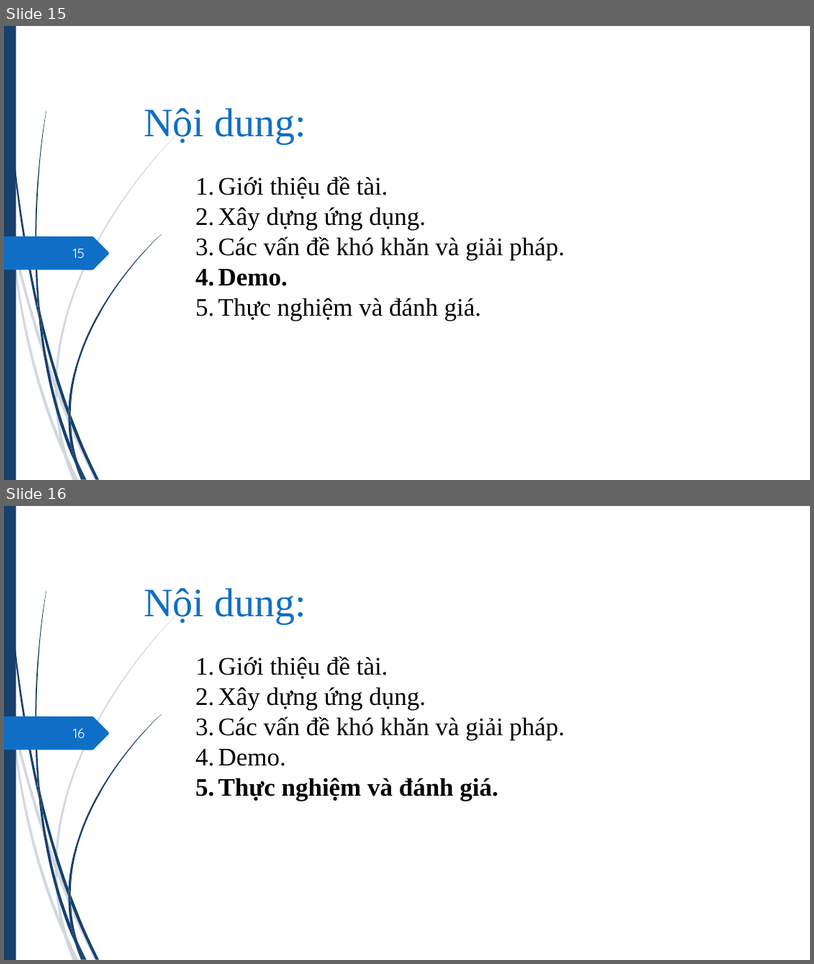
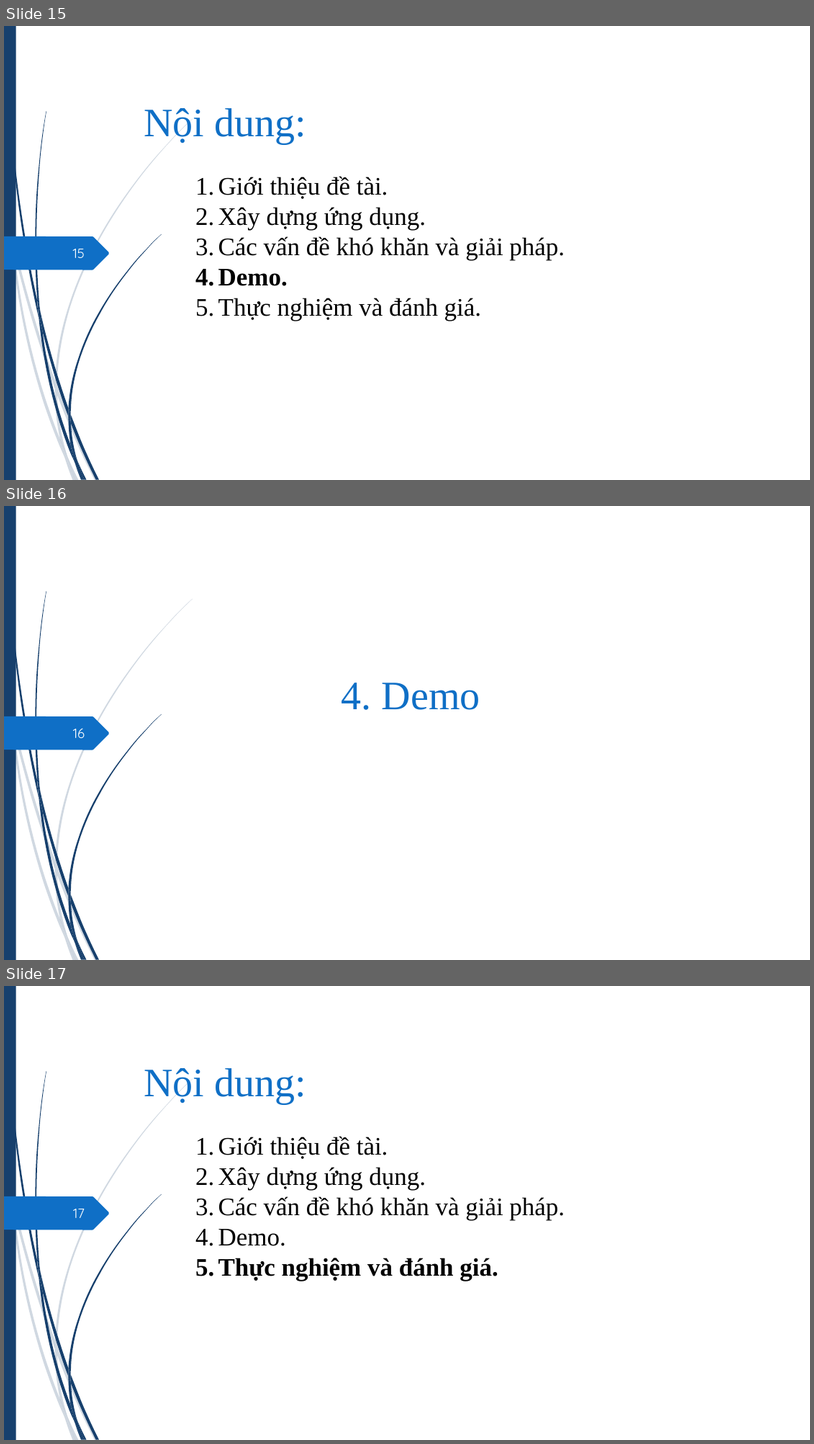
Before and after one commit to hvngoc/Presentation, a slide deck: slide 2.pptx. Shown one above the other, each under a label of ours: slides 15 and 16 before the commit, slides 15, 16 and 17 after it. The pictures are 814x964 and 814x1444 pixels, drawn with LibreOffice and Linux fonts; fonts in the diff are those of the drawing. Boxes give left, top, right and bottom in pixels: in the first picture for what was removed or moved away, otherwise in the second. Text is boxed around its words. In the diff, an @@ line names an element or a change of style, - is before the commit and + after.

```diff
--- a/slide 2.pptx
+++ b/slide 2.pptx
@@ slide 16 added at box(4, 506, 810, 960), background #FFFFFF; not listed: 24 template elements that a slide beside it also shows @@
@@ title added at box(342, 682, 481, 710), 48 pt, text #0F6FC6 @@
+4. Demo
@@ page number added at box(73, 728, 85, 738), 16 pt, text #FEFFFF @@
+16
@@ what was slide 16 is now slide 17 @@
@@ page number at box(73, 1208, 85, 1218): text changed @@
-16
+17
```
